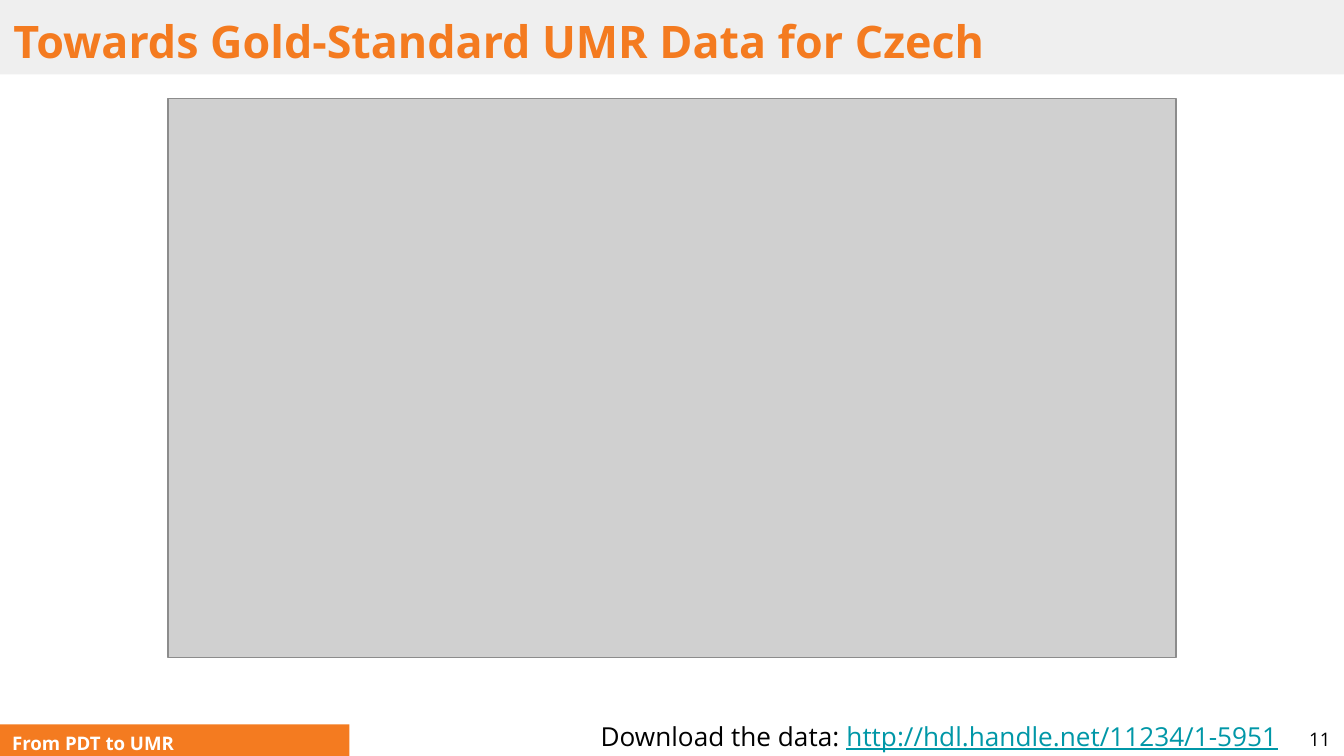
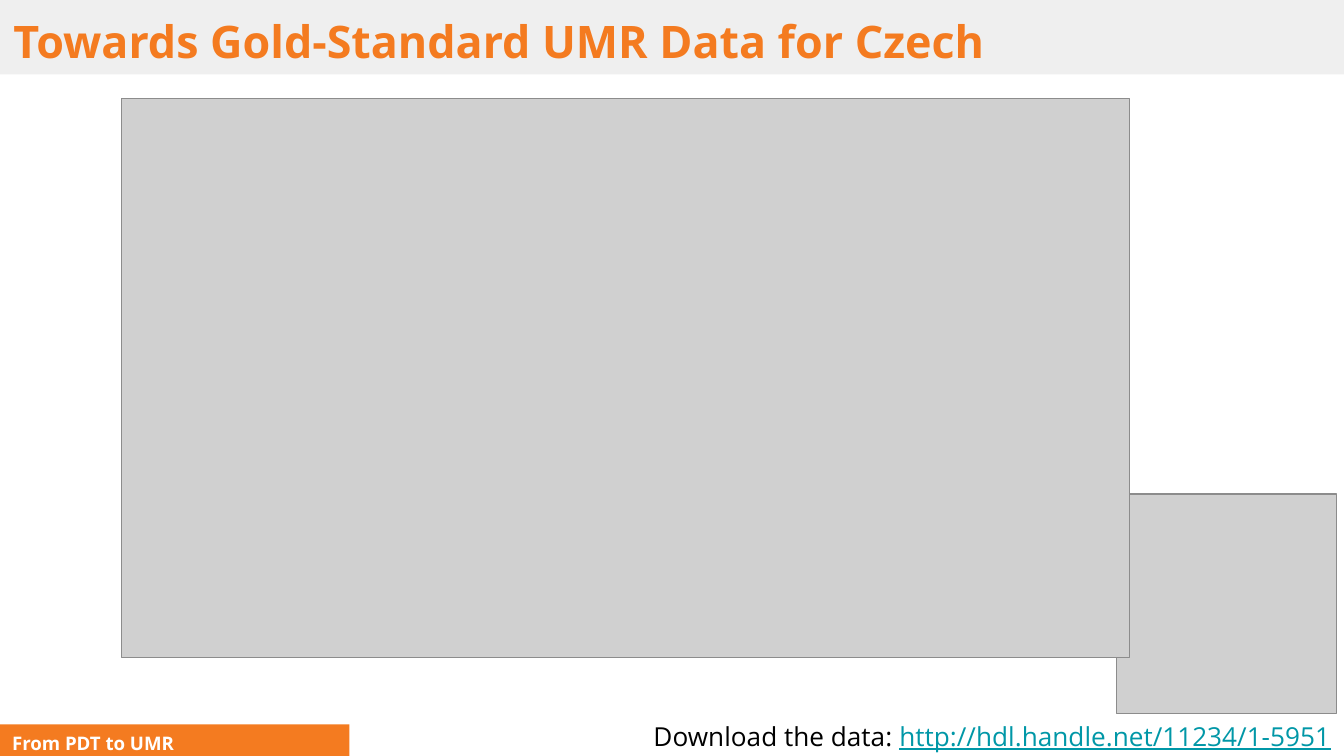
Before and after one commit to ufal/UMR, a slide deck: slide 11 of papers/2025-ITAT-slides.pptx. Drawn at 1344x756 pixels with LibreOffice and Linux fonts; fonts in the diff are those of the drawing; grey boxes stand for pictures. Boxes give left, top, right and bottom in pixels: in the first picture for what was removed or moved away, otherwise in the second. Text is boxed around its words. In the diff, an @@ line names an element or a change of style, - is before the commit and + after.

```diff
--- a/papers/2025-ITAT-slides.pptx
+++ b/papers/2025-ITAT-slides.pptx
@@ picture: place and size @@
-picture at box(168, 98, 1176, 657)
+picture at box(122, 98, 1130, 657)
@@ picture added at box(1117, 495, 1337, 715) @@
@@ text "Download the data: http://hdl.handle.net/11234/1-5951": place and size @@
-text "Download the data: http://hdl.handle.net/11234/1-5951" at box(601, 726, 1277, 753)
+text "Download the data: http://hdl.handle.net/11234/1-5951" at box(653, 726, 1330, 753)
@@ page number removed at box(1309, 732, 1330, 746) @@
-11
```
Also in this commit, not shown: 8 other slides changed, 2 other files.
